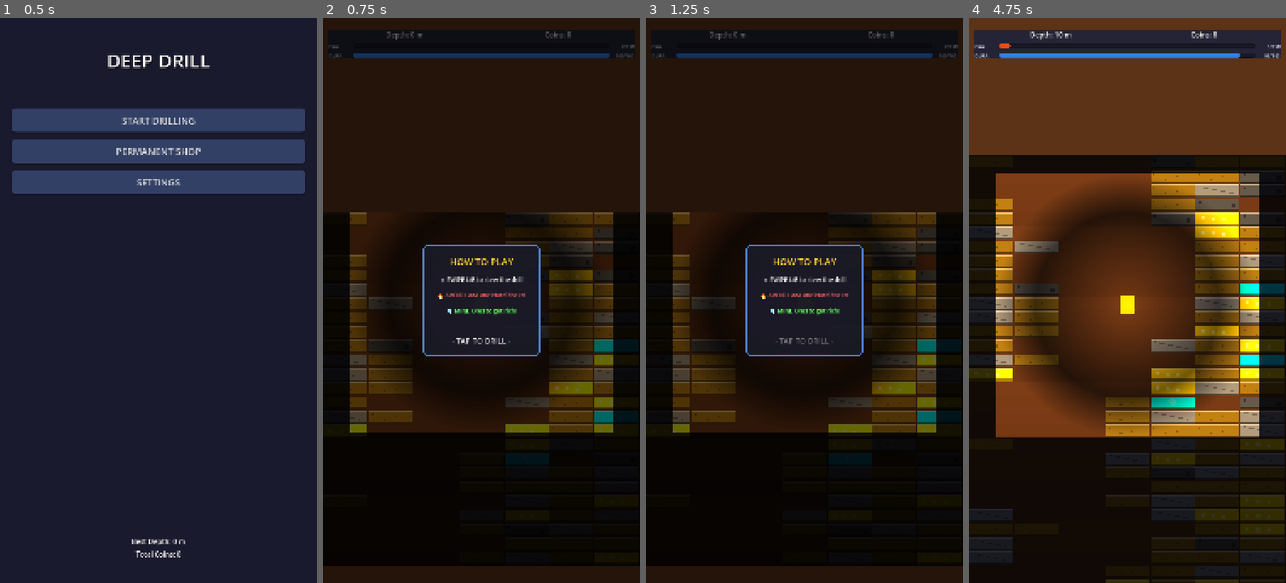
Above: before the commit, frames 1-4 (left to right).
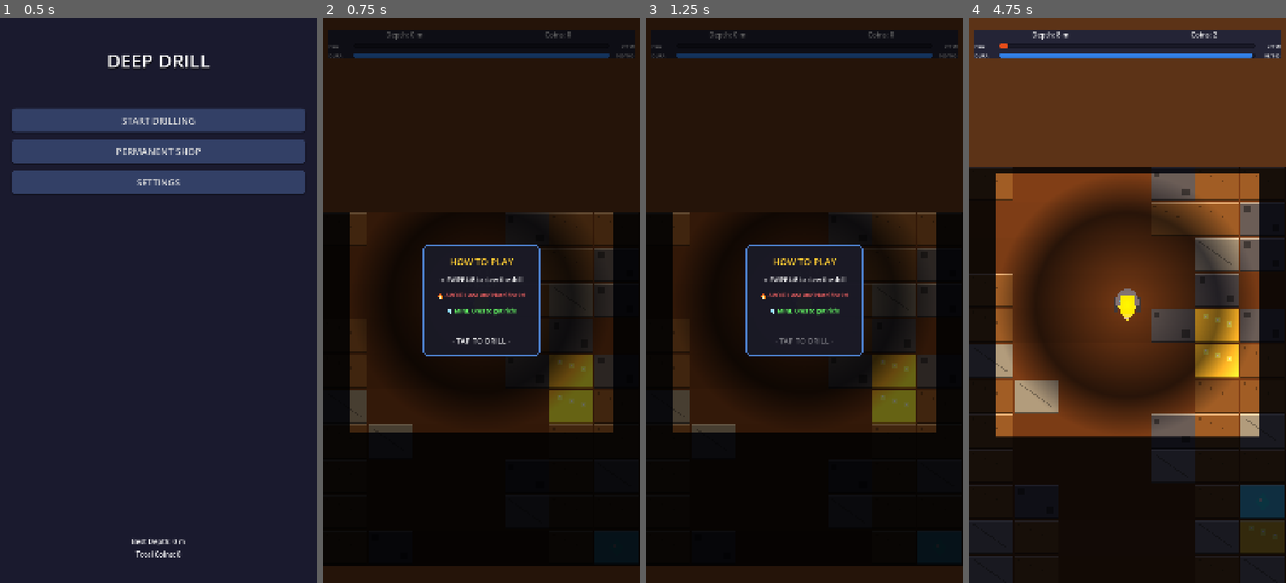
Above: after the commit, the same moments.

Repository: paolo1234/DeepDrill
Game: Godot game, scene res://scenes/main_menu.tscn
The game is run twice, just before and just after one commit, with the same random seed, the same clock (stepped at 60 frames per second) and the same inputs.
Inputs (mouse positions are in pixels of both pictures, inside the frame that each line leads up to):
- Up to frame 1 (0.5 s): no input
- Up to frame 2 (0.75 s): click "START DRILLING" at 0.5 s
- Up to frame 3 (1.25 s): no input
- Up to frame 4 (4.75 s): tap Enter at 1.25, 2 s; drag from (1127, 300) to (1159, 176) at 1.27 s; drag from (1064, 328) to (1111, 413) at 2.02 s; move the mouse to (1159, 176) at 2.77 s; hold Right (ui_right) 2.78-3.5 s; tap E at 2.85 s; drag from (1111, 413) to (1032, 215) at 3.52 s; move the mouse to (1222, 385) at 4.27 s; hold Left (ui_left) from 4.28 s (still down); tap G at 4.35 s; tap Space at 4.52 s

Frame 1 is identical in both runs. In frame 2, 6.4% of the frame differs, in the area x 8-100%, y 36-97%; in frame 3, 6.4%; in frame 4, 27%, in the area x 0-100%, y 2-100%.

Commit message:
feat: implement core game systems including state management and procedural grid generation

Diff:
--- a/project.godot
+++ b/project.godot
@@ -14,6 +14,14 @@
 [autoload]
 
 McpInteractionServer="*res://mcp_interaction_server.gd"
+
+
+
+
+
+
+
+
 
 
 
--- a/scripts/drill.gd
+++ b/scripts/drill.gd
@@ -1,11 +1,11 @@
 extends Node2D
 
 const COLS = 7
-const COL_WIDTH = 154.0  # 1080 / 7 = ~154
+const COL_WIDTH = 154.0
 const GRID_OFFSET_X = 0.0
 const BASE_SPEED = 80.0
-const DRILL_WIDTH = 48.0
-const DRILL_HEIGHT = 64.0
+const DRILL_WIDTH = 80.0
+const DRILL_HEIGHT = 100.0
 
 var speed: float = BASE_SPEED
 var target_col: int = 3
@@ -62,50 +62,151 @@
 func _col_to_x(col: int) -> float:
 	return GRID_OFFSET_X + col * COL_WIDTH + COL_WIDTH / 2.0
 
+var is_drilling: bool = false
+var current_drill_target = null
+var frenzy_count: int = 0
+var frenzy_timer: float = 0.0
+var frenzy_mode: bool = false
+var last_mine_time: float = 0.0
+
 func _process(delta):
 	if not gs or not gs.game_active:
 		return
 
-	# Speed increases with depth
+	# Frenzy logic
+	if frenzy_mode:
+		frenzy_timer -= delta
+		if frenzy_timer <= 0:
+			frenzy_mode = false
+			frenzy_count = 0
+	elif Time.get_ticks_msec() / 1000.0 - last_mine_time > 3.0:
+		frenzy_count = 0 # reset combo if too slow
+
+	# Speed logic
 	var speed_mult = 1.0 + gs.depth / 1000.0
+	if frenzy_mode: speed_mult *= 1.5
+
 	speed = BASE_SPEED * speed_mult
 
 	if speed_penalty > 0:
-		speed_penalty = max(0.0, speed_penalty - delta * 2.5) # recovers over time
+		speed_penalty = max(0.0, speed_penalty - delta * 2.5)
 
 	var final_speed = speed * max(0.2, 1.0 - speed_penalty)
 
-	# Move down
-	position.y += final_speed * delta
-	gs.set_depth(gs.depth + final_speed * delta * 0.05)  # ~1m per 20px
-	gs.passive_cooling(delta)
-
-	# Handle smooth horizontal movement
-	var target_x = _col_to_x(target_col)
-	current_x = lerp(current_x, target_x, 12.0 * delta)
-	position.x = current_x
-
-	# Try to get grid reference
 	if not grid_ref:
 		grid_ref = get_parent().get_node_or_null("Grid")
 
-	# Drill blocks at current position
+	# Movement logic
+	is_drilling = false
+	var target_x = _col_to_x(target_col)
+	var lateral_speed = 12.0
+	if grid_ref and _check_side_collision(target_x):
+		lateral_speed = 2.0
+		is_drilling = true
+
+	current_x = lerp(current_x, target_x, lateral_speed * delta)
+	position.x = current_x
+
 	if grid_ref:
 		grid_ref.update_grid(position.y)
-		_try_drill_block()
-
-	# Upgrade shop check
-	gs.check_upgrade_shop()
+		var collision_targets = _get_all_collision_targets()
+
+		if not collision_targets.is_empty():
+			is_drilling = true
+			for target in collision_targets:
+				_process_drilling(target, delta)
+
+			position.x += randf_range(-4, 4)
+			position.y += randf_range(-1, 1)
+
+			var effects = get_node_or_null("/root/Effects")
+			if effects:
+				effects.shake(1.0 if frenzy_mode else 0.4)
+		else:
+			position.y += final_speed * delta
+			gs.set_depth(gs.depth + final_speed * delta * 0.05)
+			if not frenzy_mode:
+				gs.passive_cooling(delta)
 
 	# Animate drill
 	drill_anim_timer += delta
-	if drill_anim_timer >= 0.08:
+	var anim_speed = 0.02 if is_drilling else 0.08
+	if frenzy_mode: anim_speed *= 0.5
+	if drill_anim_timer >= anim_speed:
 		drill_anim_timer = 0.0
 		drill_anim_frame = (drill_anim_frame + 1) % 4
 		queue_redraw()
 
-	# Update spark particles
 	_update_particles(delta)
+	if is_drilling or frenzy_mode:
+		_spawn_drill_sparks()
+
+func _check_side_collision(t_x):
+	var dir = sign(t_x - position.x)
+	if abs(dir) < 0.1: return false
+
+	var side_rect = Rect2(position.x + dir * DRILL_WIDTH/2.0, position.y - DRILL_HEIGHT/4.0, 5, DRILL_HEIGHT/2.0)
+	var row = grid_ref.get_row_at_y(side_rect.position.y + side_rect.size.y/2.0)
+	var col = int((side_rect.position.x - grid_ref.GRID_OFFSET_X) / grid_ref.COL_WIDTH)
+
+	var block = grid_ref.get_block_at_row_col(row, col)
+	return block != null and not block.get("is_dug", false)
+
+func _get_all_collision_targets():
+	var targets = []
+	# Check bottom
+	var b_target = _check_vertical_collision()
+	if b_target: targets.append(b_target)
+
+	# Check sides for "lateral mining"
+	var drill_rect = Rect2(position.x - DRILL_WIDTH/2.0, position.y - DRILL_HEIGHT/2.0, DRILL_WIDTH, DRILL_HEIGHT)
+	var row = grid_ref.get_row_at_y(position.y)
+
+	for c in [int((drill_rect.position.x - grid_ref.GRID_OFFSET_X) / grid_ref.COL_WIDTH),
+			  int((drill_rect.position.x + drill_rect.size.x - grid_ref.GRID_OFFSET_X) / grid_ref.COL_WIDTH)]:
+		var block = grid_ref.get_block_at_row_col(row, c)
+		if block and not block.get("is_dug", false):
+			var found = false
+			for t in targets:
+				if t["block"] == block: found = true; break
+			if not found:
+				targets.append({"block": block, "row": row, "col": c})
+	return targets
+
+func _spawn_drill_sparks():
+	var spark = {
+		"x": position.x + randf_range(-DRILL_WIDTH/2, DRILL_WIDTH/2),
+		"y": position.y + DRILL_HEIGHT / 2.0,
+		"vx": randf_range(-100, 100),
+		"vy": randf_range(-150, -50),
+		"life": 0.4,
+		"max_life": 0.4,
+		"color": Color(1, 0.9, 0.4, 1),
+		"size": randf_range(3, 6)
+	}
+	spark_particles.append(spark)
+
+func _check_vertical_collision():
+	var drill_rect = Rect2(position.x - DRILL_WIDTH/2.0 + 10, position.y + DRILL_HEIGHT/3.0, DRILL_WIDTH - 20, 10)
+	var row = grid_ref.get_row_at_y(drill_rect.position.y + drill_rect.size.y)
+	var col = int((position.x - grid_ref.GRID_OFFSET_X) / grid_ref.COL_WIDTH)
+
+	var block = grid_ref.get_block_at_row_col(row, col)
+	if block and not block.get("is_dug", false):
+		return {"block": block, "row": row, "col": col}
+	return null
+
+func _process_drilling(target, delta):
+	var block = target["block"]
+	# Drilling damage based on speed and upgrades
+	var damage = delta * (1.5 if frenzy_mode else 1.0) * (1.0 + gs.depth / 2000.0)
+	block["health"] -= damage
+
+	if randf() < 0.2:
+		_spawn_break_particles(target["col"], target["row"], block["color"])
+
+	if block["health"] <= 0:
+		_drill_block(block, target["row"], target["col"])
 
 func _unhandled_input(event):
 	if not gs or not gs.game_active:
@@ -123,56 +224,52 @@
 		target_col = min(COLS - 1, target_col + 1)
 
 func _try_drill_block():
-	if not grid_ref or not gs.game_active:
-		return
-
-	var drill_rect = Rect2(position.x - DRILL_WIDTH/2.0, position.y - DRILL_HEIGHT/2.0, DRILL_WIDTH, DRILL_HEIGHT)
-
-	var top_row = grid_ref.get_row_at_y(drill_rect.position.y)
-	var bottom_row = grid_ref.get_row_at_y(drill_rect.position.y + drill_rect.size.y)
-
-	var left_col = max(0, int((drill_rect.position.x - DRILL_WIDTH/2.0 - GRID_OFFSET_X) / COL_WIDTH))
-	var right_col = min(COLS - 1, int((drill_rect.position.x + DRILL_WIDTH/2.0 - GRID_OFFSET_X) / COL_WIDTH))
-
-	for r in range(top_row, bottom_row + 1):
-		for c in range(left_col, right_col + 1):
-			var block = grid_ref.get_block_at_row_col(r, c)
-			if block and not block.get("is_dug", false):
-				_drill_block(block, r, c)
+	# Deprecated by new collision logic but keeping signature if needed
+	pass
 
 func _drill_block(block: Dictionary, row: int, col: int):
 	if block == null or block.get("is_dug", false):
 		return
+
 	block["is_dug"] = true
 
-	var block_type = block.get("type", 1)
-	var heat = block.get("heat", 0)
-	var wear = block.get("wear", 0)
-	var coins = block.get("coins", 0)
-
-	# Apply effects
-	gs.add_heat(heat)
-	gs.add_wear(wear)
-	gs.add_coins(coins)
-
-	# Visual Feedback (Floating text and shake)
+	# Frenzy progress
+	last_mine_time = Time.get_ticks_msec() / 1000.0
+	frenzy_count += 1
+	if frenzy_count >= 10 and not frenzy_mode:
+		frenzy_mode = true
+		frenzy_timer = 5.0
+		var effects = get_node_or_null("/root/Effects")
+		if effects:
+			effects.spawn_floating_text(position, "FRENZY!", Color.ORANGE_RED)
+			effects.shake(2.0)
+
+	# Collect rewards
+	gs.add_coins(block.get("coins", 0))
+	gs.add_heat(block.get("heat", 0))
+	gs.add_wear(block.get("wear", 0))
+
+	# Spawn particles
+	_spawn_break_particles(col, row, block["color"])
+
+	# Shake camera on break
 	var effects = get_node_or_null("/root/Effects")
 	if effects:
-		var block_center = Vector2(GRID_OFFSET_X + col * COL_WIDTH + COL_WIDTH/2.0, row * grid_ref.ROW_HEIGHT + grid_ref.ROW_HEIGHT/2.0)
+		effects.shake(1.5)
+
 		var spawn_pos = position + Vector2(randf_range(-20, 20), -30)
-
-		if coins > 0:
-			effects.spawn_floating_text(spawn_pos, "+%d 🟡" % coins, Color(1, 0.9, 0.2))
-			spawn_pos.y -= 25
-		if heat > 2:
-			effects.spawn_floating_text(spawn_pos, "+%d 🔥" % heat, Color(1, 0.3, 0.1))
-			spawn_pos.y -= 25
-		if wear > 1:
-			effects.spawn_floating_text(spawn_pos, "-%d 🔧" % wear, Color(0.7, 0.7, 0.8))
+		# Show heat/coins/wear as floating text
+		if block.get("heat", 0) != 0:
+			var h = block["heat"]
+			var color = Color.RED if h > 0 else Color.CYAN
+			effects.spawn_floating_text(spawn_pos, str(h) + " 🔥", color)
+		if block.get("coins", 0) > 0:
+			effects.spawn_floating_text(spawn_pos + Vector2(0, -25), "+" + str(block["coins"]) + " 🪙", Color.GOLD)
 
 		# Screen shake and speed penalty for hard blocks
-		if block_type in [2, 3, 5]: # Stone, Granite, Diamond
-			effects.shake(block_type * 1.5)
+		var b_type = block.get("type", 1)
+		if b_type in [2, 3, 5]: # Stone, Granite, Diamond
+			effects.shake(b_type * 1.5)
 			speed_penalty = min(0.8, speed_penalty + 0.3)
 
 	# Spawn break particles
@@ -236,62 +333,64 @@
 		spark_particles.append(spark)
 
 func _draw():
-	# Draw drill body with bevel
-	var body_rect = Rect2(-DRILL_WIDTH / 2, -DRILL_HEIGHT / 2, DRILL_WIDTH, DRILL_HEIGHT * 0.6)
-	var body_color = Color(0.5, 0.5, 0.6)
-	draw_rect(body_rect, body_color.darkened(0.5), true) # Shadow
-	var body_inner = Rect2(body_rect.position.x, body_rect.position.y, body_rect.size.x, body_rect.size.y - 4)
-	draw_rect(body_inner, body_color, true)
-
-	# Metallic highlight
-	var highlight = Rect2(-DRILL_WIDTH / 2 + 4, -DRILL_HEIGHT / 2 + 4, 8, DRILL_HEIGHT * 0.5 - 4)
-	draw_rect(highlight, Color(0.8, 0.8, 0.9, 0.5), true)
-
-	# Draw drill bit (triangle, rotates)
-	var bit_top_y = DRILL_HEIGHT * 0.1
-	var bit_bottom_y = DRILL_HEIGHT / 2
-	var bit_width = DRILL_WIDTH / 2
-
-	# Animated rotation effect via alternating bit shape
-	var offset = sin(drill_anim_frame * PI / 2.0) * 3
-	var bit_points = PackedVector2Array([
-		Vector2(-bit_width / 2 + offset, bit_top_y),
-		Vector2(bit_width / 2 + offset, bit_top_y),
-		Vector2(offset * 0.5, bit_bottom_y)
+	# --- DRAWING A COOL CARTOON DRILL MECHA ---
+
+	# 1. Tracks/Side Base
+	var track_color = Color(0.2, 0.2, 0.25)
+	draw_rect(Rect2(-DRILL_WIDTH/2 - 4, -DRILL_HEIGHT/4, 12, DRILL_HEIGHT/2), track_color, true) # Left track
+	draw_rect(Rect2(DRILL_WIDTH/2 - 8, -DRILL_HEIGHT/4, 12, DRILL_HEIGHT/2), track_color, true) # Right track
+
+	# 2. Main Body (Dome/Capsule)
+	var body_color = Color(0.4, 0.4, 0.5)
+	if frenzy_mode:
+		body_color = Color(0.8, 0.9, 1.0)
+	var body_pts = PackedVector2Array()
+	for i in range(18):
+		var ang = PI + (i * PI / 17.0)
+		body_pts.append(Vector2(cos(ang) * DRILL_WIDTH/2, sin(ang) * DRILL_HEIGHT/2 - 5))
+	body_pts.append(Vector2(DRILL_WIDTH/2, 5))
+	body_pts.append(Vector2(-DRILL_WIDTH/2, 5))
+	draw_colored_polygon(body_pts, body_color)
+
+	# 3. Cockpit Window
+	var window_pts = PackedVector2Array()
+	for i in range(10):
+		var ang = PI + (i * PI / 9.0)
+		window_pts.append(Vector2(cos(ang) * DRILL_WIDTH/3, sin(ang) * DRILL_HEIGHT/4 - 10))
+	draw_colored_polygon(window_pts, Color(0.3, 0.7, 0.9, 0.8))
+
+	# 4. Drill Bit (Large Rotating Cone)
+	var bit_top_y = 5
+	var bit_bottom_y = DRILL_HEIGHT / 2 + 10
+	var bit_width = DRILL_WIDTH * 0.8
+
+	var anim_offset = fmod(Time.get_ticks_msec() * 0.01, 1.0)
+	var bit_pts = PackedVector2Array([
+		Vector2(-bit_width/2, bit_top_y),
+		Vector2(bit_width/2, bit_top_y),
+		Vector2(0, bit_bottom_y)
 	])
-	draw_colored_polygon(bit_points, Color(0.8, 0.7, 0.2))
-
-	# Drill bit lines (teeth)
-	for i in range(3):
-		var y = bit_top_y + (bit_bottom_y - bit_top_y) * (i + 1) / 4.0
-		var w = bit_width / 2 * (1.0 - float(i + 1) / 4.0)
-		draw_line(Vector2(-w + offset * 0.5, y), Vector2(w + offset * 0.5, y), Color(0.6, 0.5, 0.1), 3.0)
-
-	# Draw heat glow when hot
-	if gs and gs.max_heat > 0:
+	draw_colored_polygon(bit_pts, Color(0.7, 0.7, 0.75)) # Base silver
+
+	# Spiral stripes for rotation effect
+	for i in range(4):
+		var y_start = bit_top_y + (bit_bottom_y - bit_top_y) * fmod(float(i)/4.0 + anim_offset, 1.0)
+		var y_end = min(y_start + 8, bit_bottom_y)
+
+		var w_s = bit_width/2 * (1.0 - (y_start - bit_top_y)/(bit_bottom_y - bit_top_y))
+		var w_e = bit_width/2 * (1.0 - (y_end - bit_top_y)/(bit_bottom_y - bit_top_y))
+
+		var stripe_pts = PackedVector2Array([
+			Vector2(-w_s, y_start), Vector2(w_s, y_start),
+			Vector2(w_e, y_end), Vector2(-w_e, y_end)
+		])
+		draw_colored_polygon(stripe_pts, Color(0.9, 0.8, 0.2)) # Yellow stripes
+
+	# 5. Heat Glow / Damage
+	if gs:
 		var heat_pct = gs.heat / gs.max_heat
-		if heat_pct > 0.5:
-			var glow_alpha = (heat_pct - 0.5) * 2.0 * 0.4
-			var glow_rect = Rect2(-DRILL_WIDTH / 2 - 4, -DRILL_HEIGHT / 2 - 4, DRILL_WIDTH + 8, DRILL_HEIGHT + 8)
-			draw_rect(glow_rect, Color(1, 0.2, 0, glow_alpha), true)
-
-	# Draw damage cracks when durability is low
-	if gs and gs.max_durability > 0:
-		var dura_pct = gs.durability / gs.max_durability
-		if dura_pct < 0.5:
-			var crack_alpha = (1.0 - dura_pct * 2) * 0.8
-			draw_line(Vector2(-10, -20), Vector2(5, -5), Color(0.3, 0.3, 0.3, crack_alpha), 2.0)
-			draw_line(Vector2(5, -5), Vector2(-5, 10), Color(0.3, 0.3, 0.3, crack_alpha), 2.0)
-			draw_line(Vector2(8, -15), Vector2(15, 5), Color(0.3, 0.3, 0.3, crack_alpha), 2.0)
-
-	# Draw particles
-	for p in spark_particles:
-		var alpha = p["life"] / p["max_life"]
-		var color = p["color"]
-		color.a = alpha
-		var world_x = p["x"] - position.x
-		var world_y = p["y"] - position.y
-		draw_circle(Vector2(world_x, world_y), p["size"], color)
+		if heat_pct > 0.6:
+			draw_circle(Vector2(0,0), DRILL_WIDTH * heat_pct, Color(1, 0.2, 0, (heat_pct-0.6)*0.5))
 
 func _on_game_over(reason: String):
 	set_process(false)
--- a/scripts/effects.gd
+++ b/scripts/effects.gd
@@ -5,6 +5,11 @@
 var camera: Camera2D = null
 
 func _process(delta):
+	if camera == null or not is_instance_valid(camera):
+		var scene = get_tree().current_scene
+		if scene:
+			camera = scene.get_viewport().get_camera_2d()
+
 	if shake_intensity > 0:
 		shake_intensity = max(0.0, shake_intensity - shake_decay * delta)
 		if camera and is_instance_valid(camera):
--- a/scripts/gamestate.gd
+++ b/scripts/gamestate.gd
@@ -24,7 +24,7 @@
 var wear_reduction: float = 0.0
 var coin_multiplier: float = 1.0
 
-var base_cooling_rate: float = 2.0
+var base_cooling_rate: float = 0.5
 var last_upgrade_depth: float = 0.0
 var next_upgrade_depth: float = 100.0
 
@@ -63,7 +63,7 @@
 	cooling_bonus = 0.0
 	wear_reduction = 0.0
 	coin_multiplier = 1.0
-	base_cooling_rate = 2.0
+	base_cooling_rate = 0.5
 	last_upgrade_depth = 0.0
 	next_upgrade_depth = 100.0
 	game_active = true
@@ -99,8 +99,14 @@
 	if not game_active:
 		return
 	var depth_mult = 1.0 + depth / 500.0
-	var reduced_value = value * depth_mult * (1.0 - heat_resistance)
-	heat = clamp(heat + reduced_value, 0, max_heat)
+
+	var final_value = 0.0
+	if value > 0:
+		final_value = value * depth_mult * (1.0 - heat_resistance)
+	else:
+		final_value = value # Cooling from minerals is fixed
+
+	heat = clamp(heat + final_value, 0, max_heat)
 	heat_changed.emit(heat, max_heat)
 	if heat >= max_heat:
 		game_active = false
--- a/scripts/grid.gd
+++ b/scripts/grid.gd
@@ -1,10 +1,11 @@
 extends Node2D
 
 const COLS = 7
-const COL_WIDTH = 154.0  # 1080 / 7
-const ROW_HEIGHT = 48.0
-const VISIBLE_ROWS = 45
-const BUFFER_ROWS = 15
+const COL_WIDTH = 154.0
+const ROW_HEIGHT = 120.0
+const GRID_OFFSET_X = 0.0
+const VISIBLE_ROWS = 20
+const BUFFER_ROWS = 10
 
 var grid: Array = []
 var rng = RandomNumberGenerator.new()
@@ -98,26 +99,32 @@
 	return row
 
 func _create_block(type: int) -> Dictionary:
-	var block = {"type": type, "is_dug": false, "break_anim": 0.0}
+	var block = {"type": type, "is_dug": false, "health": 1.0, "max_health": 1.0}
 	match type:
 		1: # Dirt
-			block["color"] = Color(0.545, 0.412, 0.078)
-			block["heat"] = 1; block["wear"] = 1; block["coins"] = 1
+			block["color"] = Color(0.45, 0.3, 0.15)
+			block["heat"] = 2; block["wear"] = 0.5; block["coins"] = 1
+			block["health"] = 0.2; block["max_health"] = 0.2
 		2: # Stone
-			block["color"] = Color(0.502, 0.502, 0.502)
-			block["heat"] = 3; block["wear"] = 2; block["coins"] = 3
+			block["color"] = Color(0.5, 0.5, 0.5)
+			block["heat"] = 5; block["wear"] = 2.0; block["coins"] = 3
+			block["health"] = 1.2; block["max_health"] = 1.2
 		3: # Granite
-			block["color"] = Color(0.29, 0.29, 0.29)
-			block["heat"] = 5; block["wear"] = 4; block["coins"] = 5
+			block["color"] = Color(0.3, 0.3, 0.35)
+			block["heat"] = 10; block["wear"] = 5.0; block["coins"] = 8
+			block["health"] = 3.0; block["max_health"] = 3.0
 		4: # Gold
-			block["color"] = Color(1, 0.843, 0)
-			block["heat"] = 2; block["wear"] = 1; block["coins"] = 15
+			block["color"] = Color(1, 0.8, 0.2)
+			block["heat"] = -5; block["wear"] = 0.5; block["coins"] = 25
+			block["health"] = 0.5; block["max_health"] = 0.5
 		5: # Diamond
-			block["color"] = Color(0, 1, 1)
-			block["heat"] = 6; block["wear"] = 3; block["coins"] = 50
+			block["color"] = Color(0.3, 0.9, 1.0)
+			block["heat"] = -20; block["wear"] = 1.0; block["coins"] = 100
+			block["health"] = 1.0; block["max_health"] = 1.0
 		6: # Lava
-			block["color"] = Color(1, 0.27, 0)
-			block["heat"] = 25; block["wear"] = 0; block["coins"] = 0
+			block["color"] = Color(1, 0.3, 0)
+			block["heat"] = 40; block["wear"] = 0; block["coins"] = 0
+			block["health"] = 0.1; block["max_health"] = 0.1
 	return block
 
 func update_grid(drill_y: float):
@@ -173,29 +180,41 @@
 					1: # Dirt
 						for i in range(3):
 							var dx = x + padding + 10 + i * 40
-							var dy = y + padding + 10 + fmod(i * 17, 25)
-							draw_rect(Rect2(dx, dy, 6, 6), base_c.darkened(0.3), true)
+							var dy = y + padding + 10 + fmod(i * 17, ROW_HEIGHT - 20)
+							draw_rect(Rect2(dx, dy, 8, 8), base_c.darkened(0.3), true)
 					2: # Stone
-						draw_line(Vector2(x + 15, y + 10), Vector2(x + COL_WIDTH - 25, y + ROW_HEIGHT - 15), base_c.darkened(0.3), 3.0)
+						draw_line(Vector2(x + 15, y + 15), Vector2(x + COL_WIDTH - 25, y + ROW_HEIGHT - 25), base_c.darkened(0.3), 4.0)
 					3: # Granite
-						draw_rect(Rect2(x+10, y+10, 10, 10), base_c.darkened(0.4), true)
-						draw_rect(Rect2(x+COL_WIDTH-30, y+20, 15, 15), base_c.darkened(0.4), true)
+						draw_rect(Rect2(x+15, y+15, 20, 20), base_c.darkened(0.4), true)
+						draw_rect(Rect2(x+COL_WIDTH-45, y+ROW_HEIGHT-45, 25, 25), base_c.darkened(0.4), true)
 					4: # Gold
 						for i in range(3):
-							var sx = x + 20 + i * 35
-							var sy = y + 15 + fmod(i * 13, 10)
-							draw_rect(Rect2(sx, sy, 12, 12), Color(1, 1, 0.4), true)
-							draw_rect(Rect2(sx+2, sy+2, 4, 4), Color(1, 1, 1), true) # Sparkle
+							var sx = x + 30 + i * 40
+							var sy = y + 20 + fmod(i * 13, 30)
+							draw_rect(Rect2(sx, sy, 18, 18), Color(1, 1, 0.4), true)
+							draw_rect(Rect2(sx+4, sy+4, 6, 6), Color(1, 1, 1), true) # Sparkle
 					5: # Diamond
 						var cx = x + COL_WIDTH / 2
-						var cy = y + ROW_HEIGHT / 2 - 3
-						var p = PackedVector2Array([Vector2(cx, cy-15), Vector2(cx+15, cy), Vector2(cx, cy+15), Vector2(cx-15, cy)])
+						var cy = y + ROW_HEIGHT / 2
+						var p = PackedVector2Array([Vector2(cx, cy-30), Vector2(cx+25, cy), Vector2(cx, cy+30), Vector2(cx-25, cy)])
 						draw_colored_polygon(p, Color(0.2, 1, 1))
-						draw_circle(Vector2(cx-4, cy-4), 3, Color(1,1,1))
+						draw_circle(Vector2(cx-8, cy-8), 6, Color(1,1,1))
 					6: # Lava
-						var time = float(row_idx) * 0.3
-						for i in range(3):
-							var bx = x + 20 + fmod(i * 47 + time * 10, COL_WIDTH - 40)
-							var by = y + 12 + fmod(i * 19, ROW_HEIGHT - 24)
-							var bsize = 6 + sin(time + i) * 3
+						var time = Time.get_ticks_msec() * 0.002 + float(row_idx)
+						for i in range(4):
+							var bx = x + 30 + fmod(i * 50 + time * 20, COL_WIDTH - 60)
+							var by = y + 20 + fmod(i * 25, ROW_HEIGHT - 40)
+							var bsize = 8 + sin(time + i) * 4
 							draw_circle(Vector2(bx, by), bsize, Color(1, 0.8, 0.2))
+
+				# CRACKS based on health
+				var health_pct = block["health"] / block["max_health"]
+				if health_pct < 0.8:
+					var crack_c = Color(0, 0, 0, 0.4)
+					draw_line(Vector2(x + 20, y + 20), Vector2(x + 60, y + 50), crack_c, 3.0)
+				if health_pct < 0.5:
+					var crack_c = Color(0, 0, 0, 0.5)
+					draw_line(Vector2(x + 100, y + 30), Vector2(x + 40, y + 90), crack_c, 3.0)
+				if health_pct < 0.2:
+					var crack_c = Color(0, 0, 0, 0.6)
+					draw_line(Vector2(x + 30, y + 100), Vector2(x + 120, y + 40), crack_c, 3.0)
